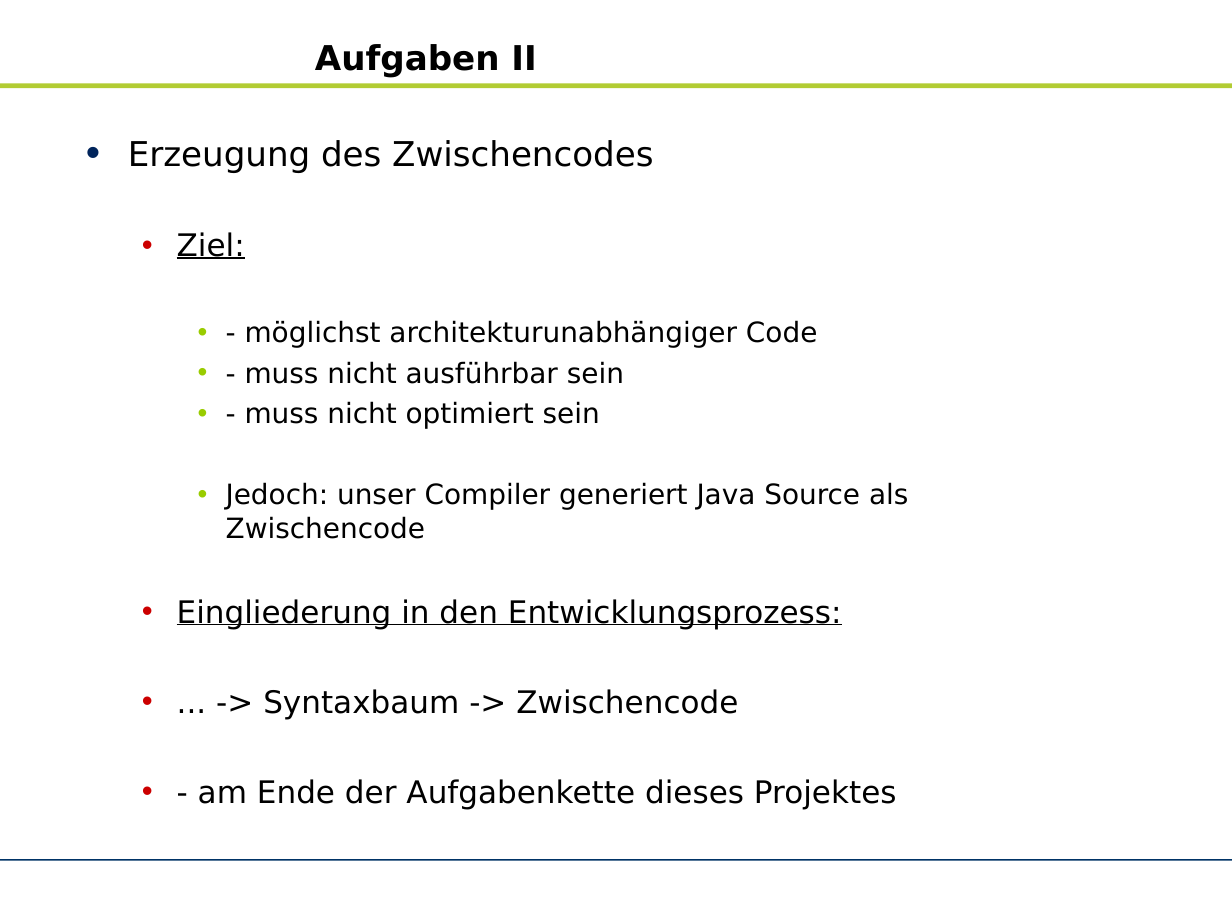
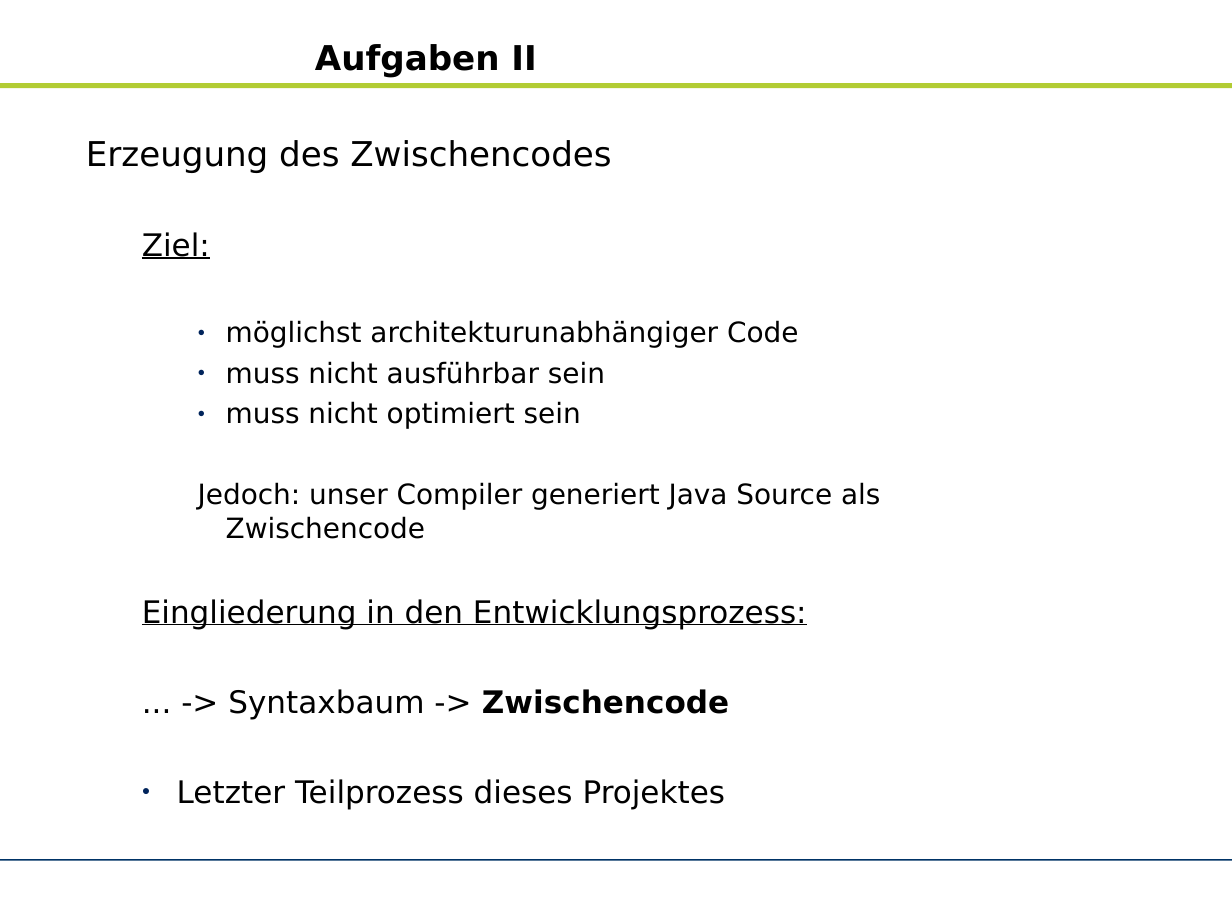
Before and after one commit to zhongxinhua/sose10-swp-uebersetzerbau, a slide deck: slide 4 of trunk/dokumentation/sm_praesentation_3006.odp. Drawn at 1232x924 pixels with LibreOffice and Linux fonts; fonts in the diff are those of the drawing; background and template pictures are left out. Boxes give left, top, right and bottom in pixels: in the first picture for what was removed or moved away, otherwise in the second. Text is boxed around its words. In the diff, an @@ line names an element or a change of style, - is before the commit and + after.

```diff
--- a/trunk/dokumentation/sm_praesentation_3006.odp
+++ b/trunk/dokumentation/sm_praesentation_3006.odp
@@ text at (86, 140, 880, 719): bold on in "Zwischencode"; bullet • to none; list level 2 to 1 in "Ziel:"; list level 3 to 1 in "Jedoch: unser Compiler generiert Java ..."; list level 2 to 1 in "Eingliederung in den Entwicklungsprozess:"; list level 2 to 1 in "... -> Syntaxbaum -> Zwischencode" @@
@@ text at (226, 320, 798, 429): text changed @@
-    • - möglichst architekturunabhängiger Code
-    • - muss nicht ausführbar sein
-    • - muss nicht optimiert sein
+● möglichst architekturunabhängiger Code
+● muss nicht ausführbar sein
+● muss nicht optimiert sein
@@ text at (177, 779, 726, 809): text changed @@
-  • - am Ende der Aufgabenkette dieses Projektes
+● Letzter Teilprozess dieses Projektes
```
Also in this commit, not shown: 7 other slides changed, 1 slide added.
